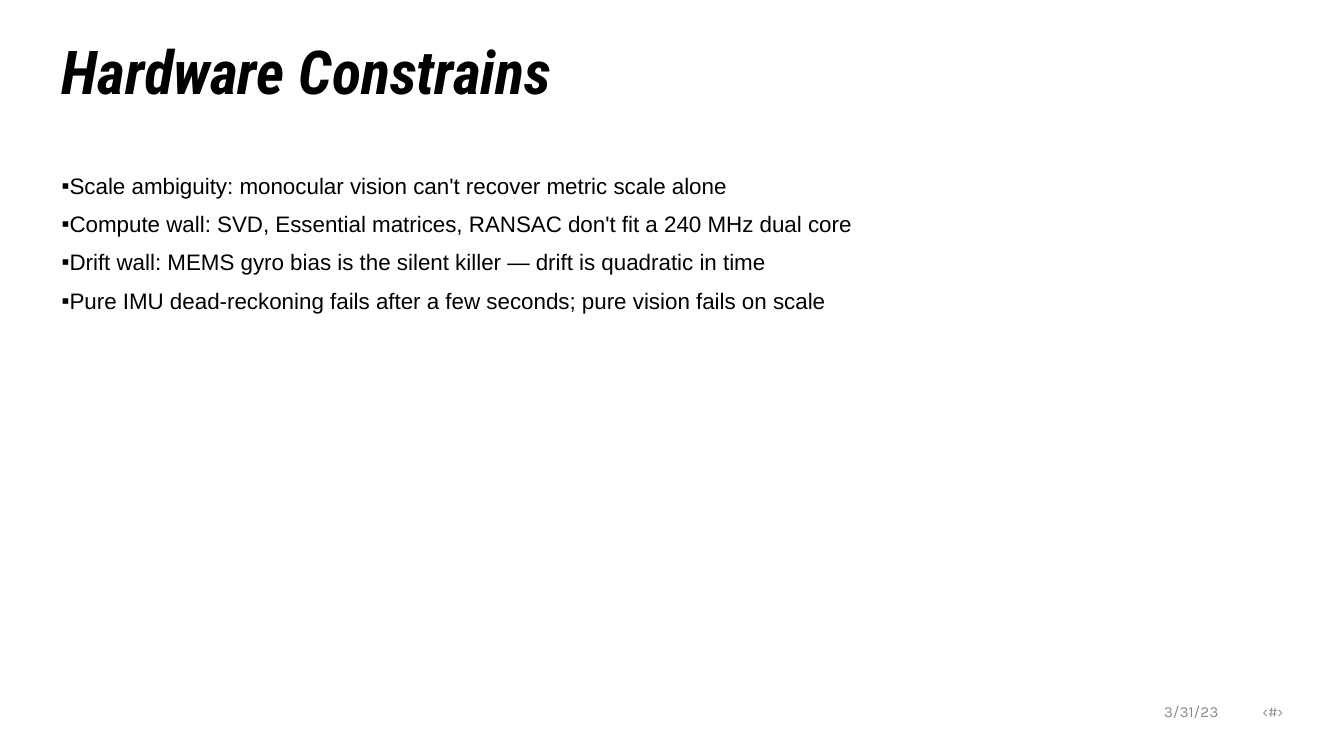
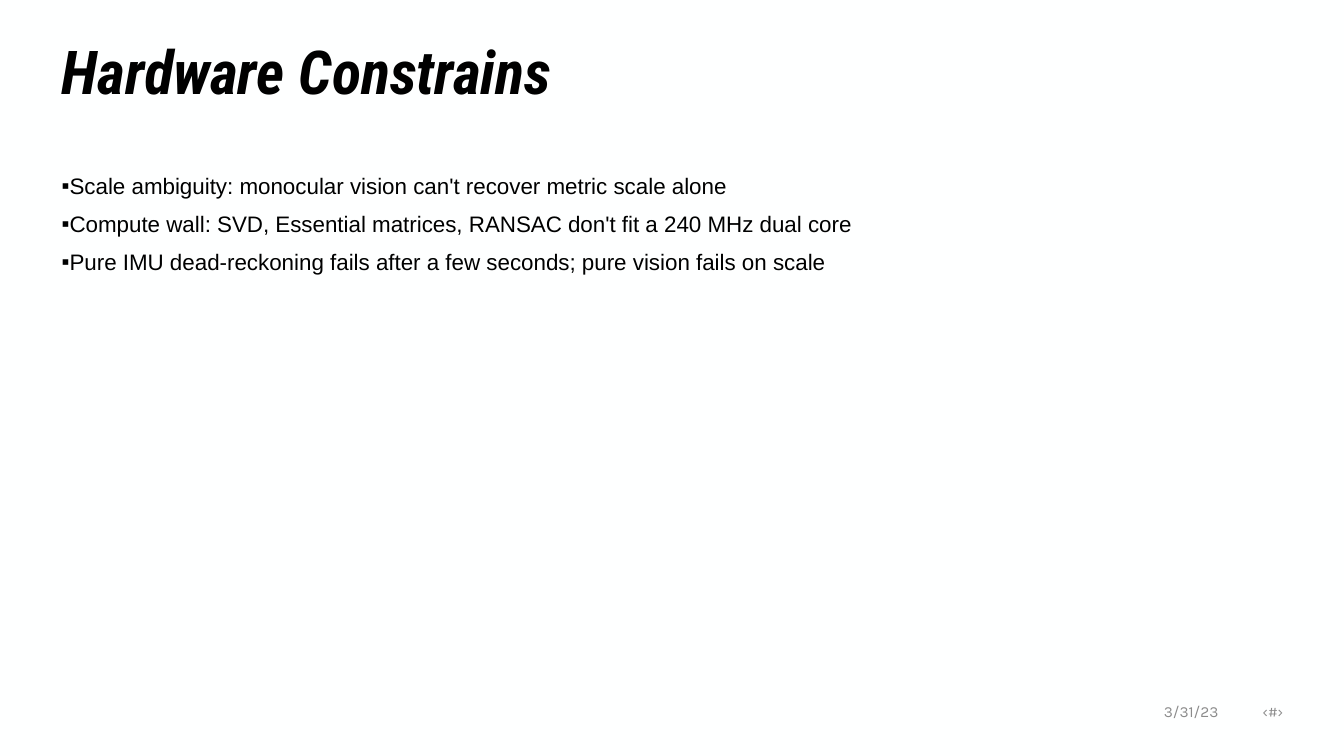
Before and after one commit to PhillippGery/esp32-vio-drift, a slide deck: slide 3 of 80_Docu/DRIFT_Presi.pptx. Drawn at 1344x756 pixels with LibreOffice and Linux fonts; fonts in the diff are those of the drawing; background and template pictures are left out. Boxes give left, top, right and bottom in pixels: in the first picture for what was removed or moved away, otherwise in the second. Text is boxed around its words. In the diff, an @@ line names an element or a change of style, - is before the commit and + after.

```diff
--- a/80_Docu/DRIFT_Presi.pptx
+++ b/80_Docu/DRIFT_Presi.pptx
@@ text at [62,253,765,275]: paragraph removed @@
-▪ Drift wall: MEMS gyro bias is the silent killer — drift is quadratic in time
```
Also in this commit, not shown: 4 other slides changed, 3 slides added, 2 slides removed, 8 other files.
